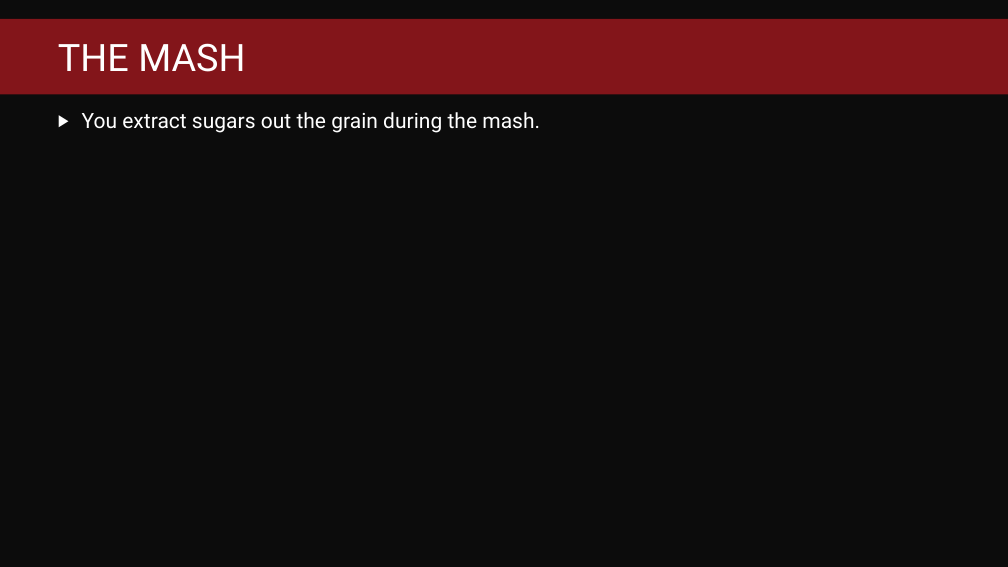
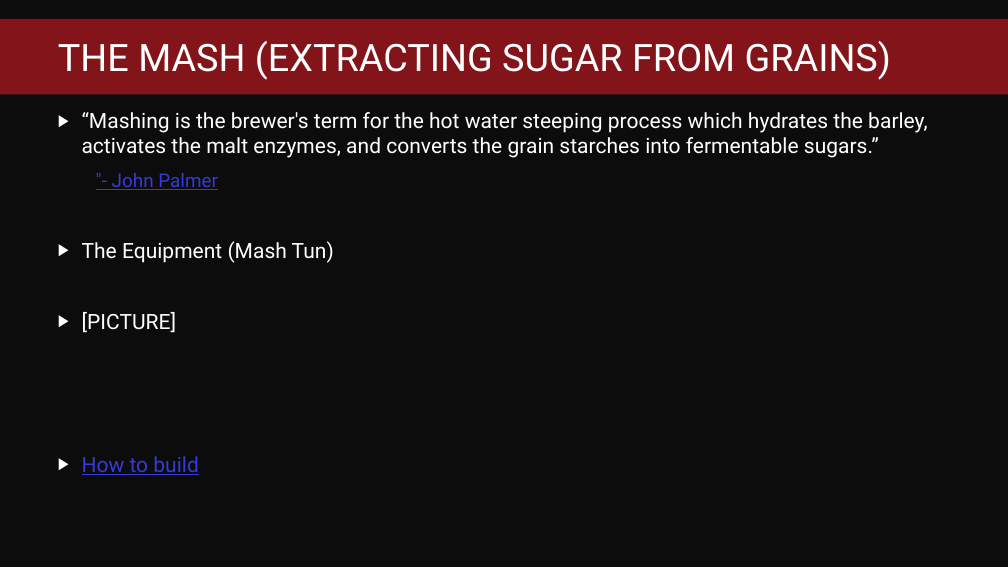
Before and after one commit to fredbainbridge/WindowsUpgradeReadiness, a slide deck: slide 13 of MDT – Malt deployment toolkit.pptx. Drawn at 1008x567 pixels with LibreOffice and Linux fonts; fonts in the diff are those of the drawing; background and template pictures are left out. Boxes give left, top, right and bottom in pixels: in the first picture for what was removed or moved away, otherwise in the second. Text is boxed around its words. In the diff, an @@ line names an element or a change of style, - is before the commit and + after.

```diff
--- a/MDT – Malt deployment toolkit.pptx
+++ b/MDT – Malt deployment toolkit.pptx
@@ title at bbox=[58, 41, 891, 80]: text changed @@
-THE MASH
+THE MASH (EXTRACTING SUGAR FROM GRAINS)
@@ text at bbox=[82, 112, 927, 475]: text changed @@
-▶ You extract sugars out the grain during the mash.
+▶ “Mashing is the brewer's term for the hot water steeping process which hydrates the barley, activates the malt enzymes, and converts the grain starches into fermentable sugars.”
+  "- John Palmer
+▶ The Equipment (Mash Tun)
+▶ [PICTURE]
+▶ How to build
```
Also in this commit, not shown: 4 slides added.
